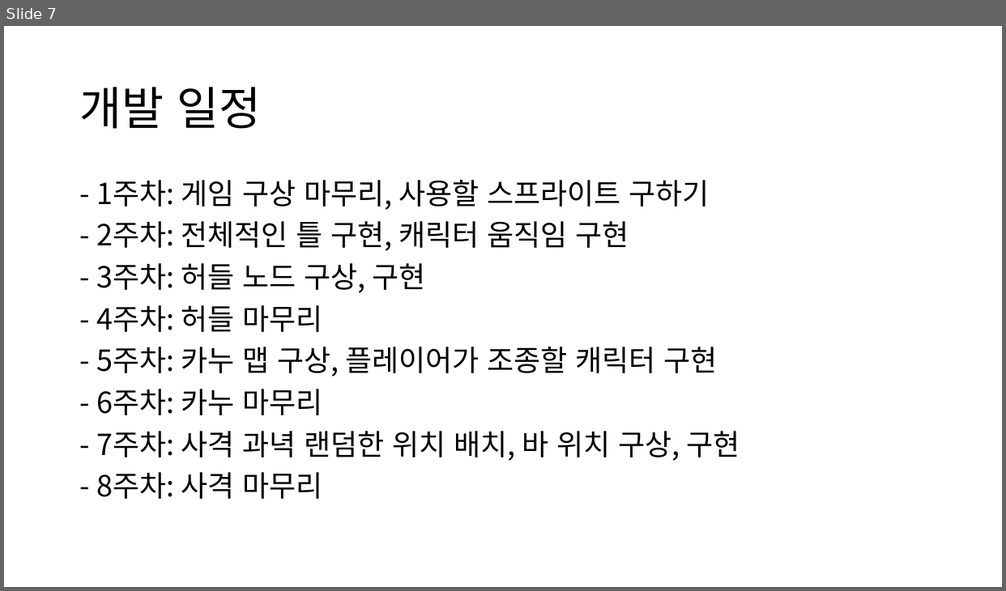
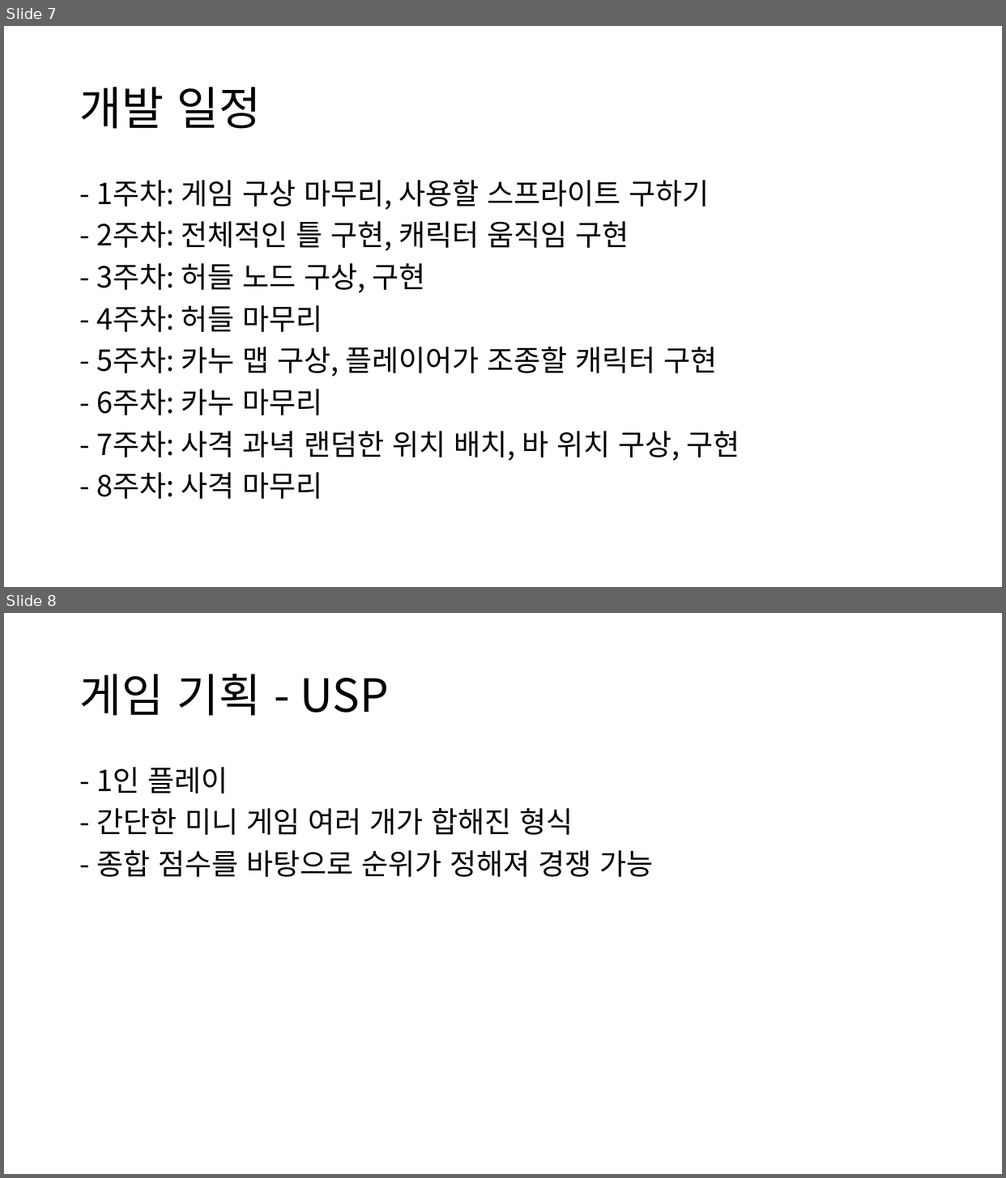
Before and after one commit to Rungbam/Project, a slide deck: 프로젝트.pptx. Shown one above the other, each under a label of ours: slide 7 before the commit, slides 7 and 8 after it. The pictures are 1006x591 and 1006x1178 pixels, drawn with LibreOffice and Linux fonts; fonts in the diff are those of the drawing. Boxes give left, top, right and bottom in pixels: in the first picture for what was removed or moved away, otherwise in the second. Text is boxed around its words. In the diff, an @@ line names an element or a change of style, - is before the commit and + after.

Commit message:
게임 기획 부분 추가

```diff
--- a/프로젝트.pptx
+++ b/프로젝트.pptx
@@ slide 8 added at bbox=[4, 613, 1002, 1174], background #FFFFFF @@
@@ title added at bbox=[80, 674, 390, 716], 44 pt, text #000000 @@
+게임 기획 - USP
@@ text added at bbox=[96, 767, 654, 877], 28 pt, text #000000 @@
+- 1인 플레이
+- 간단한 미니 게임 여러 개가 합해진 형식
+- 종합 점수를 바탕으로 순위가 정해져 경쟁 가능
```
Also in this commit, not shown: 6 other slides added.
